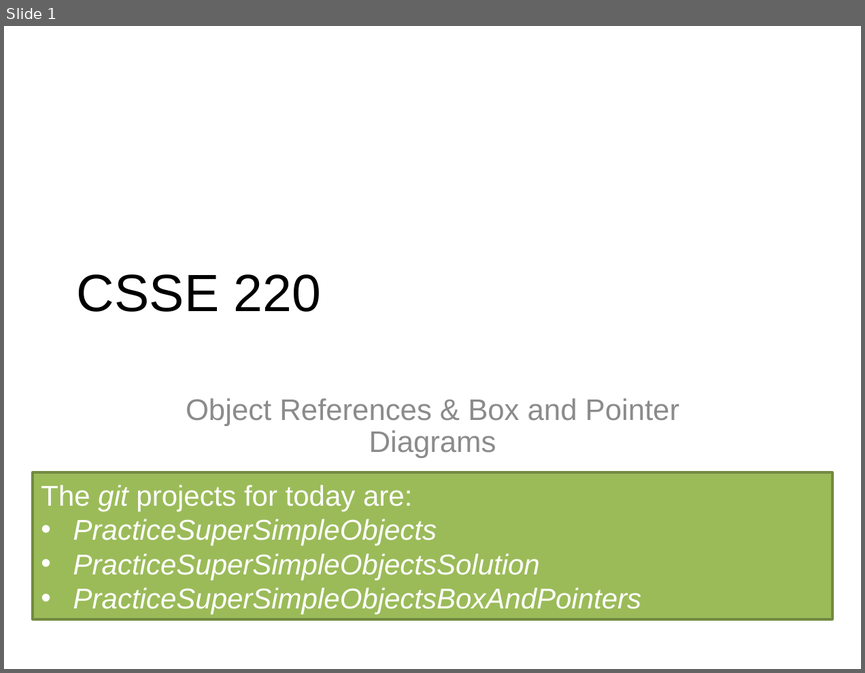
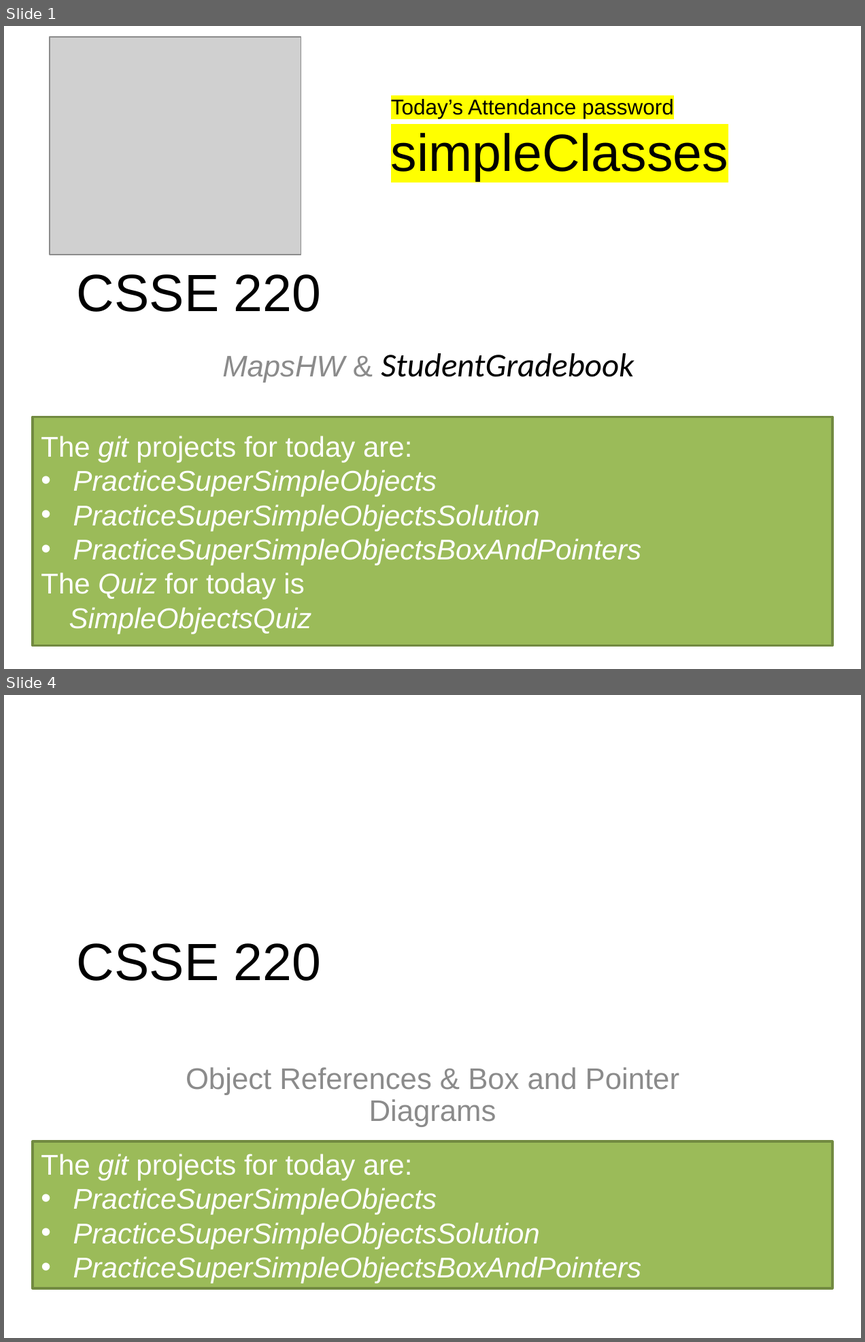
Before and after one commit to RHIT-CSSE/csse220, a slide deck: ClassMaterials/SimpleObjects/Slides/Part2-ObjectRefs.pptx. Shown one above the other, each under a label of ours: slide 1 before the commit, slides 1 and 4 after it; the slides between them are not shown. The pictures are 865x673 and 865x1342 pixels, drawn with LibreOffice and Linux fonts; fonts in the diff are those of the drawing; grey boxes stand for pictures. Boxes give left, top, right and bottom in pixels: in the first picture for what was removed or moved away, otherwise in the second. Text is boxed around its words. In the diff, an @@ line names an element or a change of style, - is before the commit and + after.

```diff
--- a/ClassMaterials/SimpleObjects/Slides/Part2-ObjectRefs.pptx
+++ b/ClassMaterials/SimpleObjects/Slides/Part2-ObjectRefs.pptx
@@ slide 1 added at [4,26,861,669], background #FFFFFF @@
@@ picture added at [50,37,300,254] @@
@@ text added at [391,99,728,181], 18 pt, text #000000 @@
+Today’s Attendance password
+simpleClasses
@@ title added at [77,274,321,312], 44 pt, text #000000 @@
+CSSE 220
@@ subtitle added at [222,353,634,382], 28 pt, text #000000, italic @@
+MapsHW & StudentGradebook
@@ rectangle added at [33,417,832,645], fill #9BBB59, outline #738A42 2 pt, 24 pt, text #FFFFFF, italic @@
+The git projects for today are:
+• PracticeSuperSimpleObjects
+• PracticeSuperSimpleObjectsSolution
+• PracticeSuperSimpleObjectsBoxAndPointers
+The Quiz for today is
+SimpleObjectsQuiz
@@ what was slide 1 is now slide 4 @@
```
Also in this commit, not shown: 16 other slides added, 3 other files.
